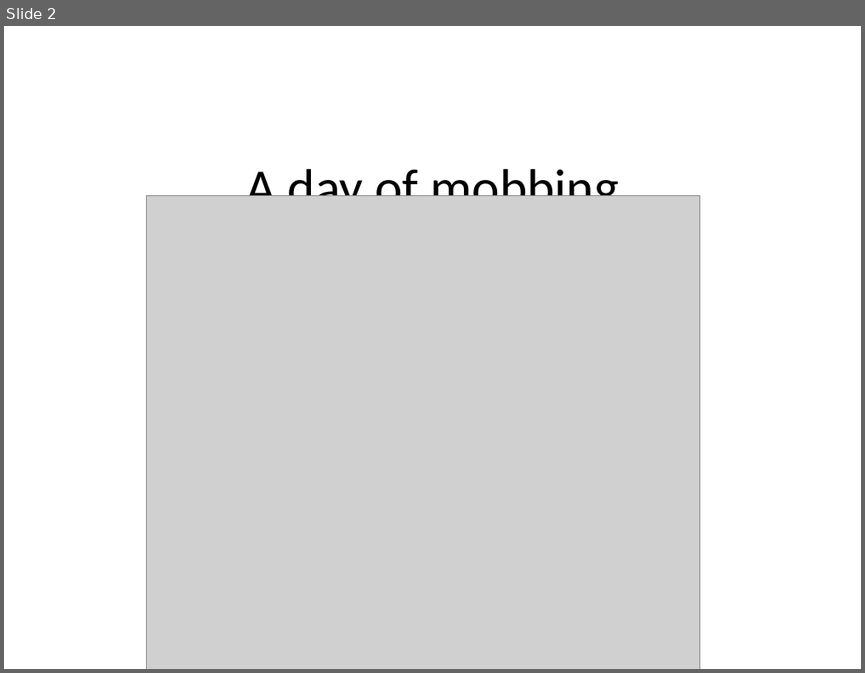
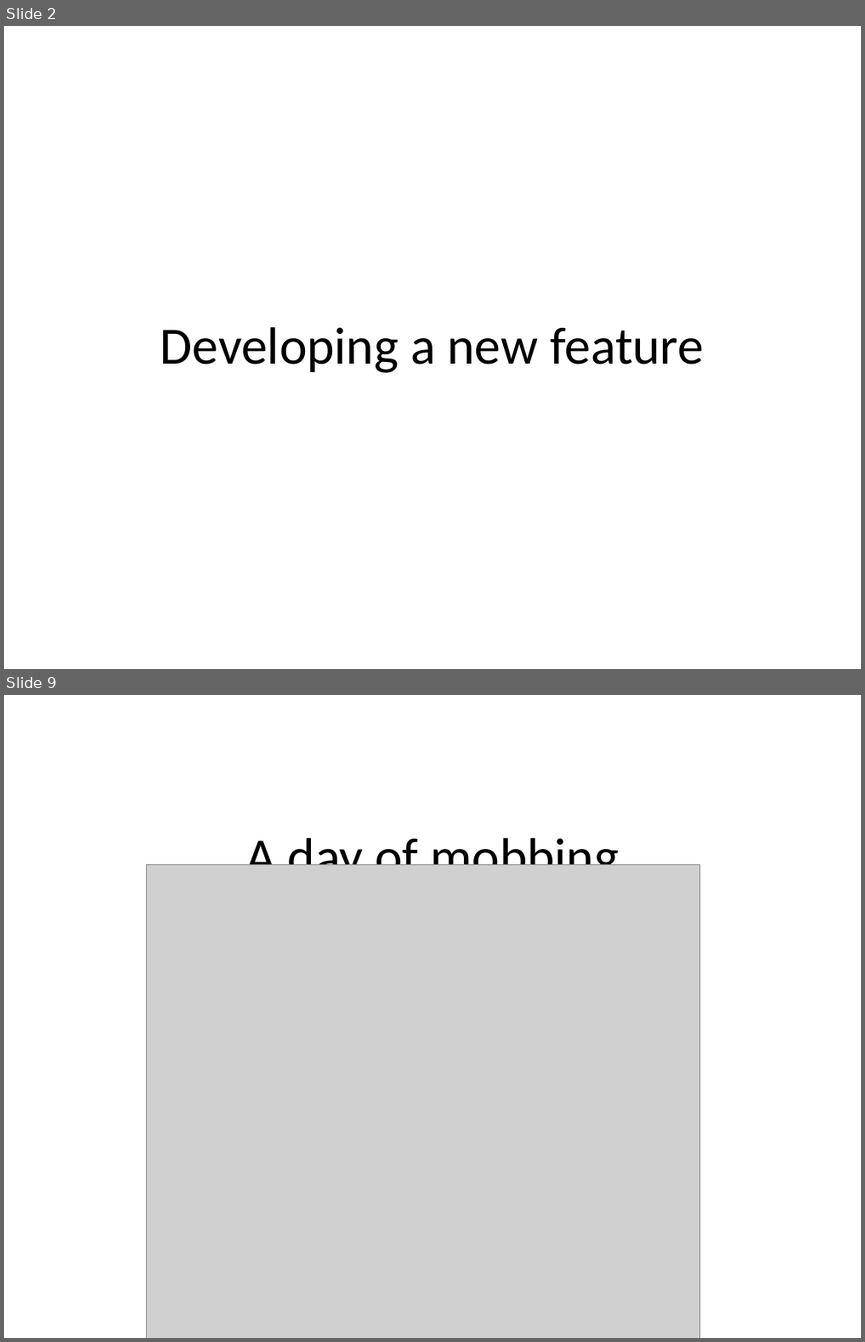
Before and after one commit to maaretp/TalesOfDeveloperTesterCollaboration, a slide deck: Tales from Tester Developer Collaboration.pptx. Shown one above the other, each under a label of ours: slide 2 before the commit, slides 2 and 9 after it; the slides between them are not shown. The pictures are 865x673 and 865x1342 pixels, drawn with LibreOffice and Linux fonts; fonts in the diff are those of the drawing; grey boxes stand for pictures. Boxes give left, top, right and bottom in pixels: in the first picture for what was removed or moved away, otherwise in the second. Text is boxed around its words. In the diff, an @@ line names an element or a change of style, - is before the commit and + after.

```diff
--- a/Tales from Tester Developer Collaboration.pptx
+++ b/Tales from Tester Developer Collaboration.pptx
@@ slide 2 added at (4,26,861,669), background #FFFFFF @@
@@ title added at (160,327,704,373), 44 pt, text #000000 @@
+Developing a new feature
@@ what was slide 2 is now slide 9 @@
```
Also in this commit, not shown: 2 slides changed, 9 other slides added, 1 slide removed.
